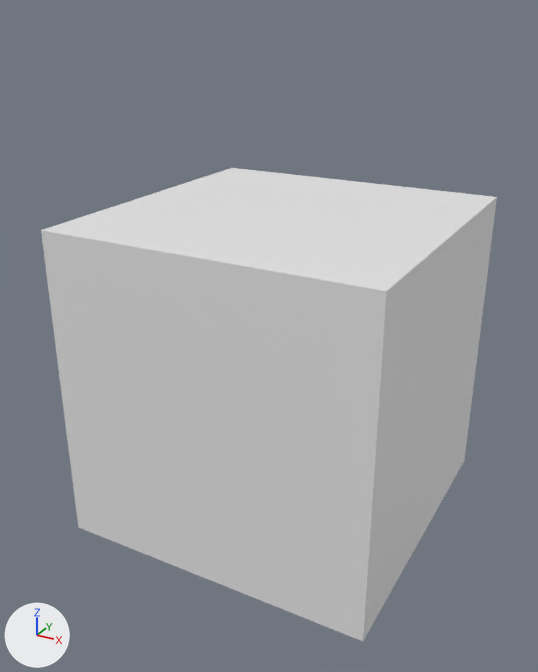
What one commit did to the FBX model Export Art/Motel/Interior/Radiator.fbx.
Camera for both pictures: a 50 mm camera at (2.01, -3.88, 2.11) aimed at (-0.05, -0.14, 0.24). Arrows for +X, +Y and +Z are at lower left; the lights stay in place. The older version comes first.

Names of what the first picture shows: 'Radiator'.
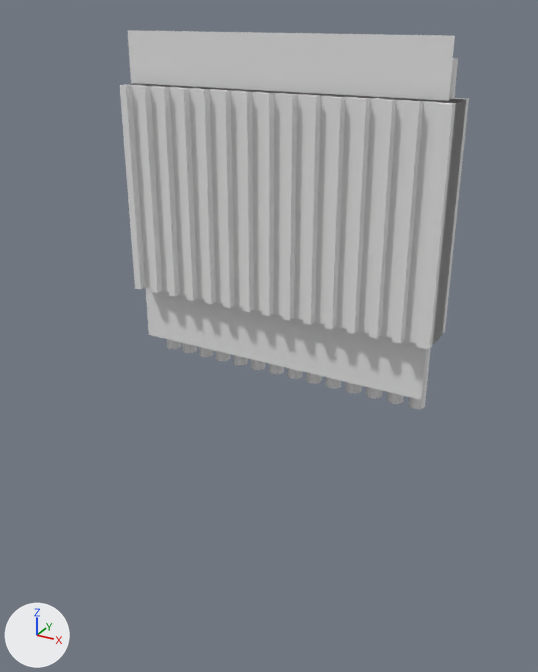
The change, as a diff of the scene's bpy script:
```diff
--- a/Export Art/Motel/Interior/Radiator.fbx.py
+++ b/Export Art/Motel/Interior/Radiator.fbx.py
@@ me_radiator @@
 # used by ob_radiator; location = (0.0, 0.0, 0.0)
-me_radiator.from_pydata(...)  # 8 vertices, 6 faces; spans x -1.0..1.0, y -1.0..1.0, z -1.0..1.0
+me_radiator.from_pydata(...)  # 2652 vertices, 1329 faces; spans x -1.03..1.0, y -1.42..1.24, z -1.79..1.47
+# me_radiator part 1: 2644 vertices added at x -1.03..1.0, y -1.42..1.24, z -1.79..1.47
 me_radiator.materials.append(mat_material_081)
@@ ob_radiator @@
 ob_radiator = bpy.data.objects.new('Radiator', me_radiator)
-ob_radiator.location = (0.0, 0.0, 0.0)
+ob_radiator.location = (-0.034, -0.012, 1.04)
+ob_radiator.scale = (1.02, 0.121, 0.649)
```

What differs and where, as boxes (x1, y1, x2, y2) in the pictures (538 x 672 px):
'Radiator', reshaped, moved, rescaled (23% narrower, 20% shorter)
    before: (41, 168, 497, 641)
    after: (120, 30, 469, 409)
part 1 of me_radiator, added
    after: (120, 30, 468, 409)
